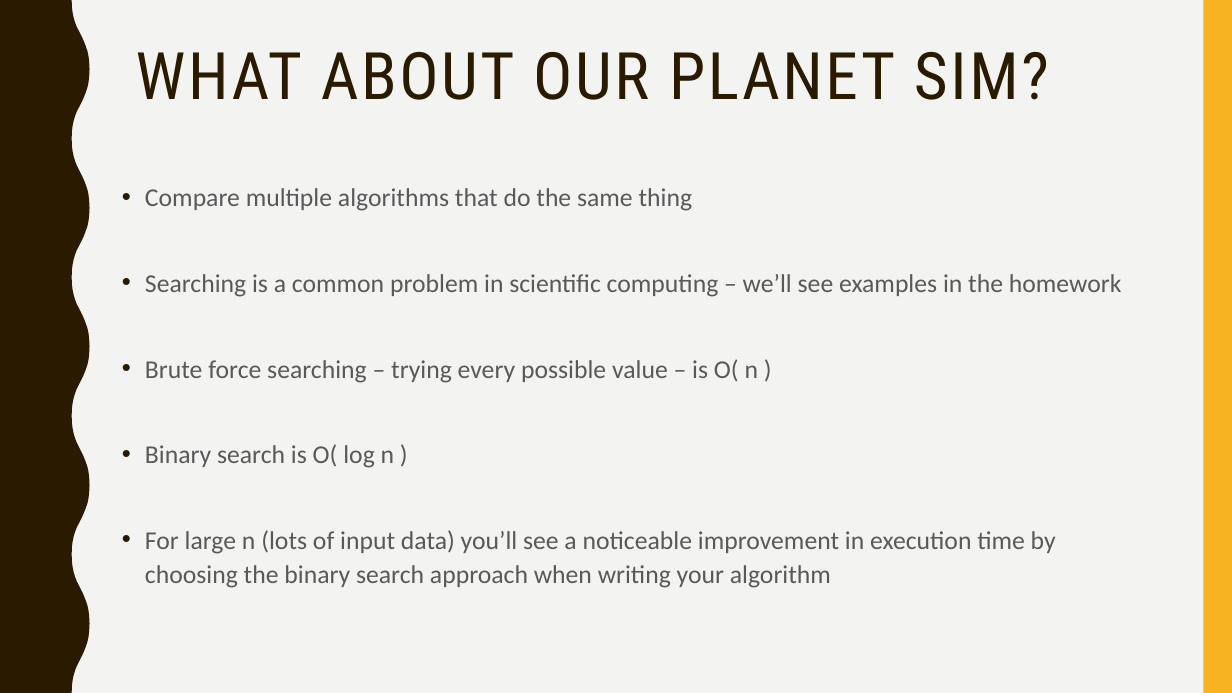
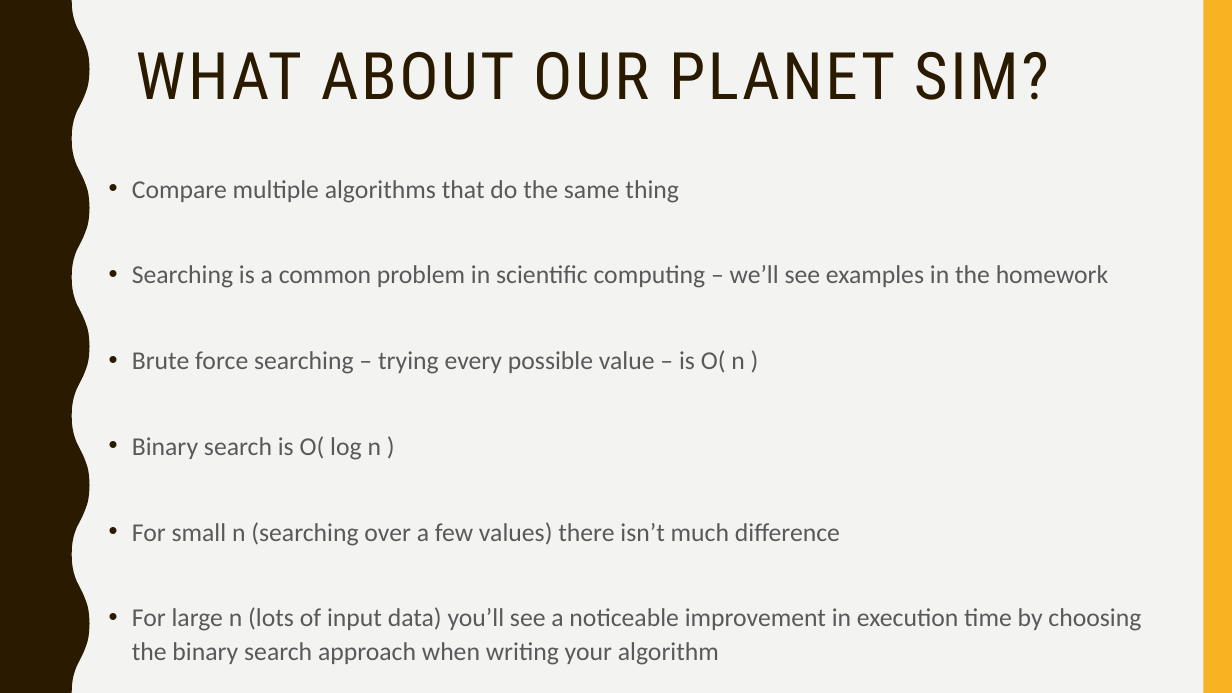
Before and after one commit to narock/scientific_computing_course, a slide deck: slide 33 of 05_Simulation_and_Complexity/05_Simulation_and_Complexity.pptx (slide 29 before the commit). Drawn at 1232x693 pixels with LibreOffice and Linux fonts; fonts in the diff are those of the drawing. Boxes give left, top, right and bottom in pixels: in the first picture for what was removed or moved away, otherwise in the second. Text is boxed around its words. In the diff, an @@ line names an element or a change of style, - is before the commit and + after.

```diff
--- a/05_Simulation_and_Complexity/05_Simulation_and_Complexity.pptx
+++ b/05_Simulation_and_Complexity/05_Simulation_and_Complexity.pptx
@@ text "Compare multiple algorithms that do ...": place and size @@
-text "Compare multiple algorithms that do ..." at [145,188,1122,588]
+text "Compare multiple algorithms that do ..." at [132,180,1141,665]
@@ text at [132,522,840,546]: paragraph added @@
+• For small n (searching over a few values) there isn’t much difference
```
Also in this commit, not shown: 5 other slides changed, 4 slides added, 4 other files.
